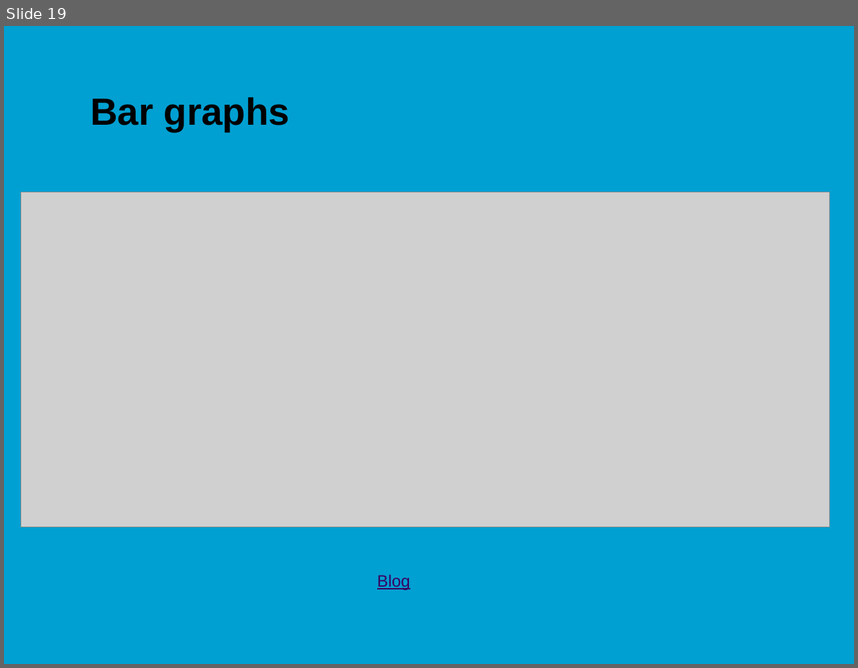
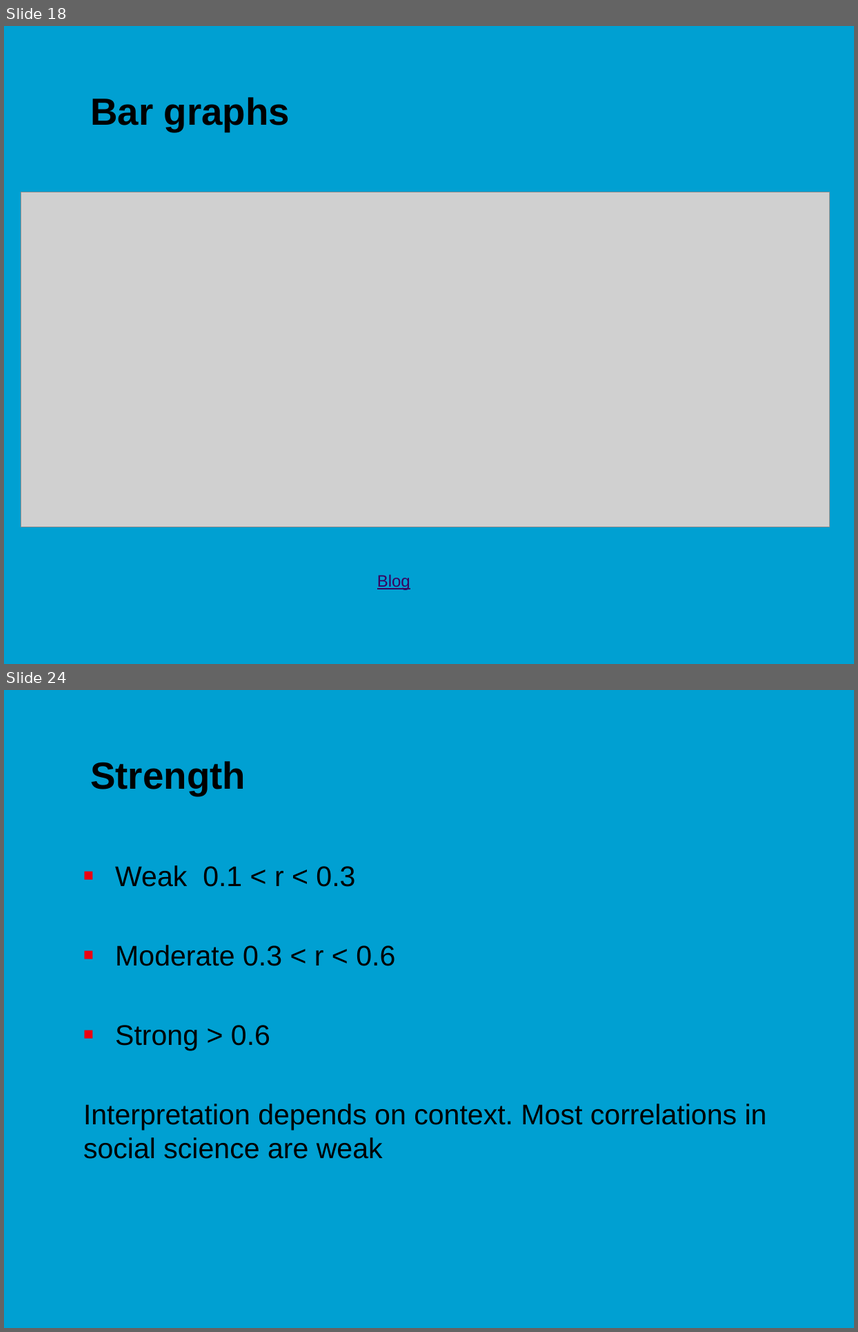
Before and after one commit to jonasmoons/data-driven-learning, a slide deck: slides/Week 2.pptx. Shown one above the other, each under a label of ours: slide 19 before the commit, slides 18 and 24 after it; the slides between them are not shown. The pictures are 858x668 and 858x1332 pixels, drawn with LibreOffice and Linux fonts; fonts in the diff are those of the drawing; grey boxes stand for pictures; background and template pictures are left out. Boxes give left, top, right and bottom in pixels: in the first picture for what was removed or moved away, otherwise in the second. Text is boxed around its words. In the diff, an @@ line names an element or a change of style, - is before the commit and + after.

```diff
--- a/slides/Week 2.pptx
+++ b/slides/Week 2.pptx
@@ slide 24 added at box(4, 690, 854, 1328), background picture (left out) @@
@@ title added at box(90, 761, 245, 795), 32 pt, text #000000, bold @@
+Strength
@@ text added at box(83, 865, 767, 1159), 24 pt, text #000000 @@
+■ Weak 0.1 < r < 0.3
+■ Moderate 0.3 < r < 0.6
+■ Strong > 0.6
+Interpretation depends on context. Most correlations in social science are weak
@@ what was slide 19 is now slide 18 @@
```
Also in this commit, not shown: 5 slides changed, 9 other slides added, 12 slides removed, 55 other files.
